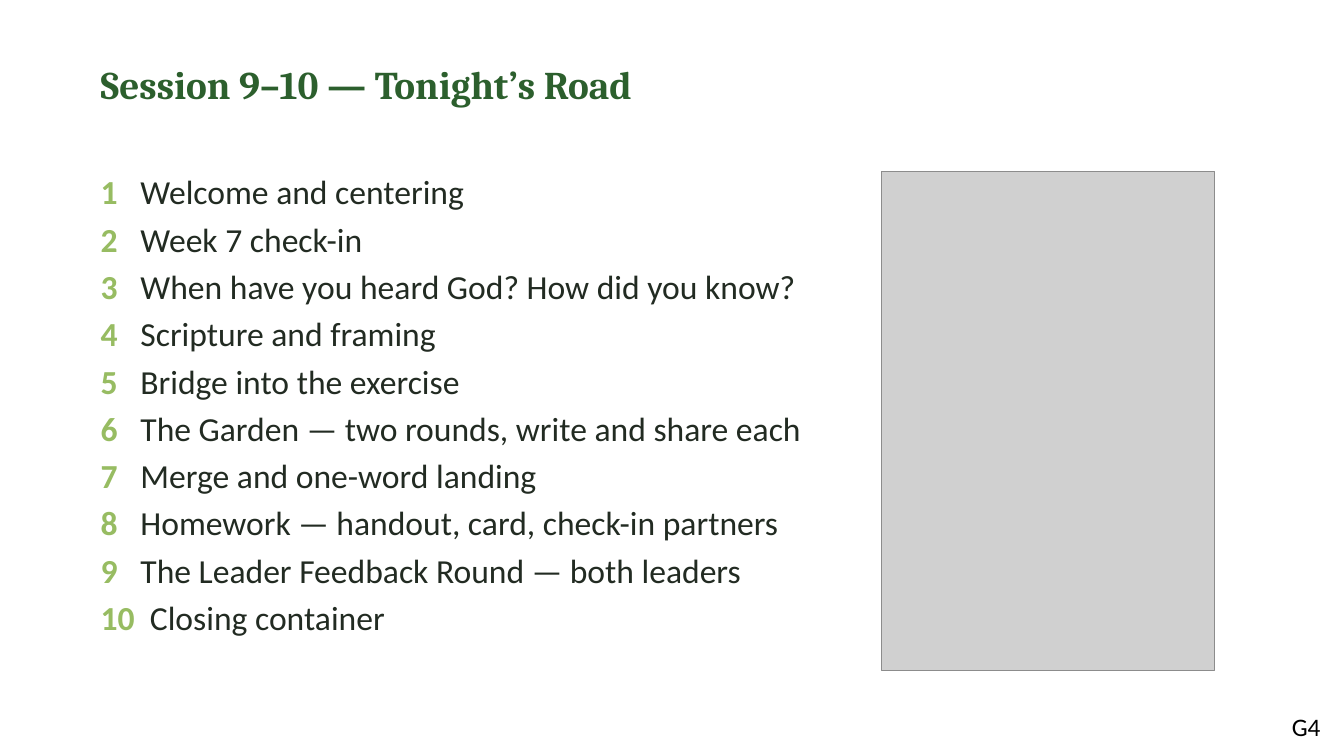
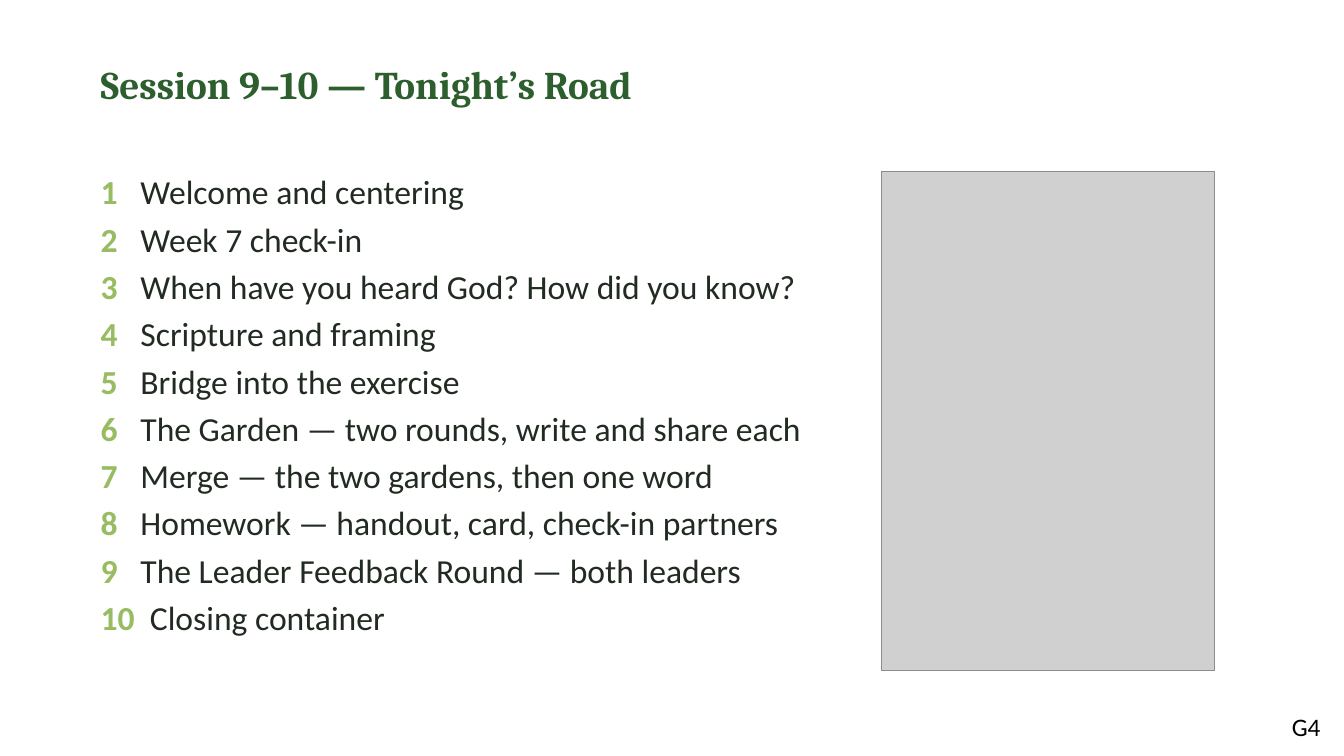
Before and after one commit to jgtittle-ministries/fellowship-of-the-heart-pilot-at-cca-dev, a slide deck: slide 4 of _implementation-notes/evening-series/FotH Evening Session 9-10 Combined Slides DRAFT v1.pptx. Drawn at 1344x756 pixels with LibreOffice and Linux fonts; fonts in the diff are those of the drawing; grey boxes stand for pictures. Boxes give left, top, right and bottom in pixels: in the first picture for what was removed or moved away, otherwise in the second. Text is boxed around its words. In the diff, an @@ line names an element or a change of style, - is before the commit and + after.

```diff
--- a/_implementation-notes/evening-series/FotH Evening Session 9-10 Combined Slides DRAFT v1.pptx
+++ b/_implementation-notes/evening-series/FotH Evening Session 9-10 Combined Slides DRAFT v1.pptx
@@ text at [101,464,712,494]: text changed @@
-7 Merge and one-word landing
+7 Merge — the two gardens, then one word
```
Also in this commit, not shown: 5 other slides changed, 5 other files.
